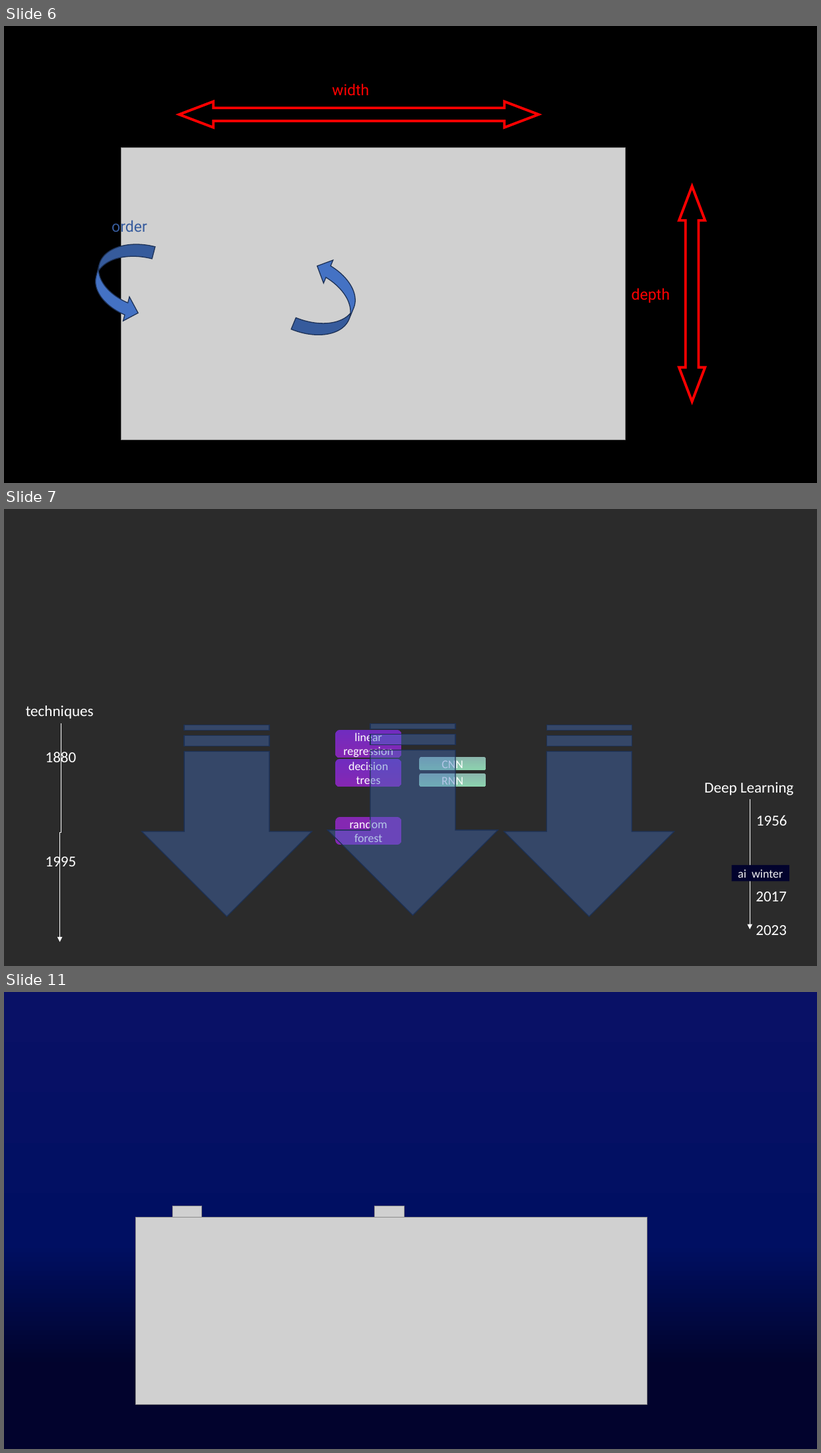
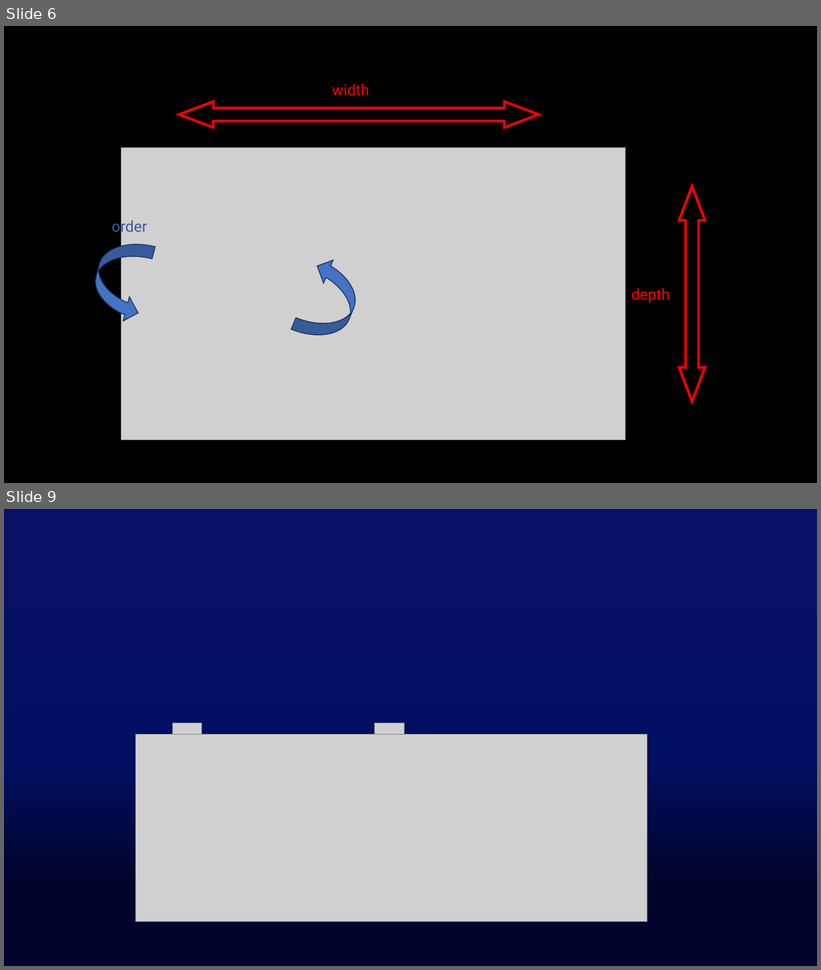
Before and after one commit to Fpadt/AI, a slide deck: pptx/pptx.pptm. Shown one above the other, each under a label of ours: slides 6, 7 and 11 before the commit, slides 6 and 9 after it; the slides between them are not shown. The pictures are 821x1453 and 821x970 pixels, drawn with LibreOffice and Linux fonts; fonts in the diff are those of the drawing; grey boxes stand for pictures; background and template pictures are left out; a plain dark background stands for a picture behind light text. Boxes give left, top, right and bottom in pixels: in the first picture for what was removed or moved away, otherwise in the second. Text is boxed around its words. In the diff, an @@ line names an element or a change of style, - is before the commit and + after.

```diff
--- a/pptx/pptx.pptm
+++ b/pptx/pptx.pptm
@@ slide 7 removed at (4, 509, 817, 966), background picture (left out) @@
@@ text removed at (26, 706, 94, 719) @@
-techniques
@@ elbow arrow removed from (61, 723) to (60, 943) @@
@@ striped right arrow removed at (142, 725, 312, 917) @@
@@ striped right arrow removed at (328, 723, 498, 916) @@
@@ striped right arrow removed at (504, 725, 675, 917) @@
@@ rounded rectangle removed at (335, 730, 402, 758) @@
-linear regression
@@ text removed at (46, 749, 77, 766) @@
-1880
@@ rounded rectangle removed at (335, 759, 402, 787) @@
-decision trees
@@ rounded rectangle removed at (419, 757, 486, 770) @@
-CNN
@@ rounded rectangle removed at (419, 774, 486, 787) @@
-RNN
@@ text removed at (704, 782, 794, 795) @@
-Deep Learning
@@ arrow removed from (750, 799) to (750, 930) @@
@@ rounded rectangle removed at (335, 817, 402, 845) @@
-random forest
@@ text removed at (756, 815, 787, 826) @@
-1956
@@ text removed at (46, 854, 77, 871) @@
-1995
@@ rectangle removed at (732, 865, 789, 881) @@
-ai winter
@@ text removed at (756, 892, 787, 902) @@
-2017
@@ text removed at (756, 925, 787, 935) @@
-2023
@@ what was slide 11 is now slide 9 @@
```
Also in this commit, not shown: 10 slides changed, 11 slides added, 7 other slides removed.
